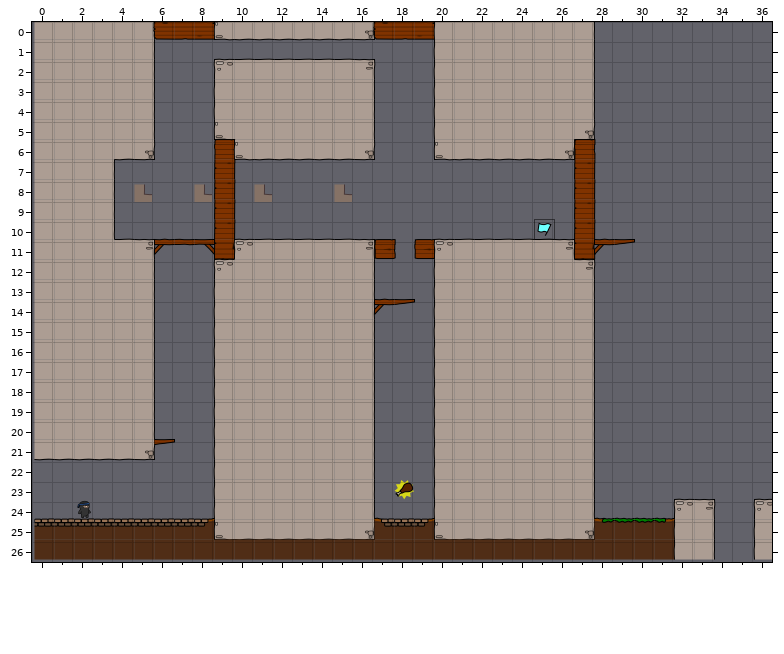
One commit to this Tiled map: raw/levelconverter/maps/l03.tmx. Above, as it was before the edit.
Cells are 40x40 px. Shown: x 0..36, y 0..26.
After the commit:
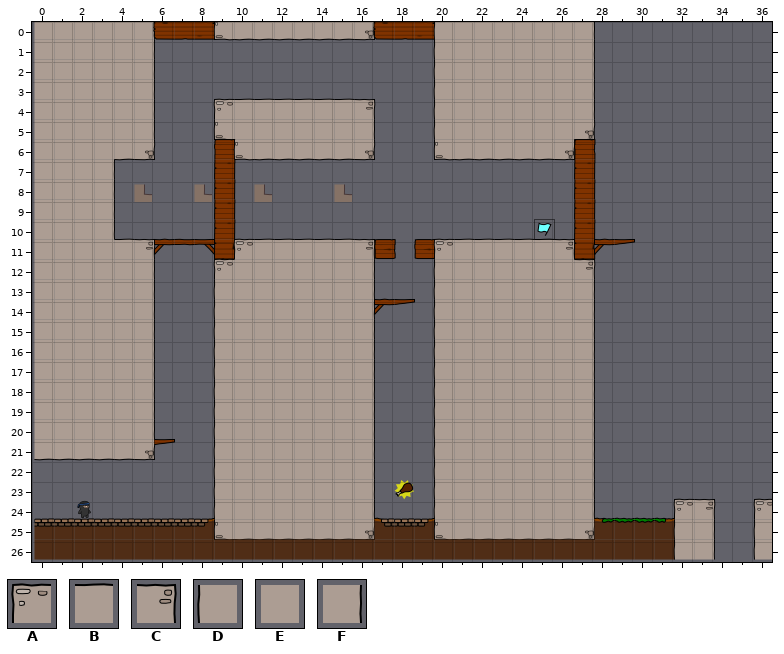
Key: from "world1": A 32, B 33, C 34, D 40, E 41, F 42.
_ is an empty cell, . an unchanged one.
The exact change:
--- layer "walls"
@@ x 9..16 @@
- 2 ABBBBBBC
- 3 DEEEEEEF
- 4 DEEEEEEF
+ 2 ________
+ 3 ________
+ 4 ABBBBBBC
Pixel boxes of the changes (left, top, right, bottom) in both pictures:
changed: (213, 58, 376, 119)
